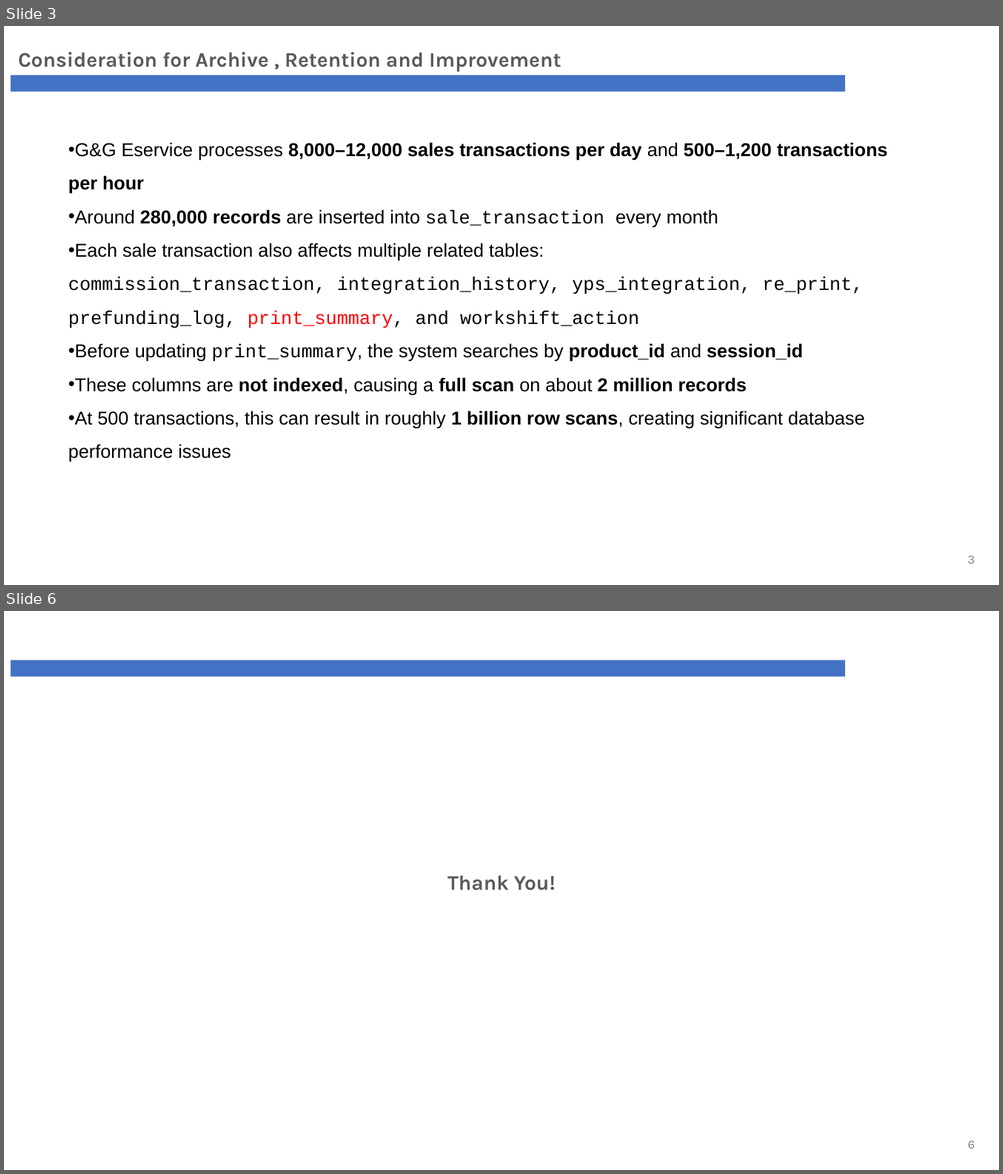
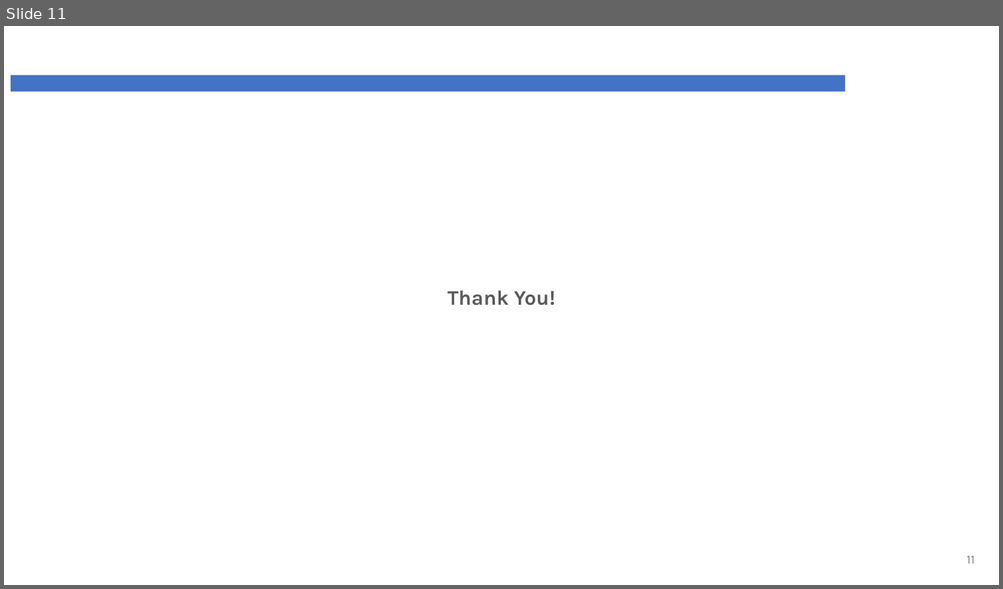
Before and after one commit to phyothuhan26/MySolutions, a slide deck: GandG_YPS/Presentation/G&G_Archive.pptx. Shown one above the other, each under a label of ours: slides 3 and 6 before the commit, slide 11 after it; the slides between them are not shown. The pictures are 1003x1174 and 1003x589 pixels, drawn with LibreOffice and Linux fonts; fonts in the diff are those of the drawing; background and template pictures are left out. Boxes give left, top, right and bottom in pixels: in the first picture for what was removed or moved away, otherwise in the second. Text is boxed around its words. In the diff, an @@ line names an element or a change of style, - is before the commit and + after.

```diff
--- a/GandG_YPS/Presentation/G&G_Archive.pptx
+++ b/GandG_YPS/Presentation/G&G_Archive.pptx
@@ slide 3 removed at (4,26,999,585), background #FFFFFF; not listed: 1 template element that a slide beside it also shows @@
@@ text removed at (18,52,560,72) @@
-Consideration for Archive , Retention and Improvement
@@ text removed at (68,142,888,463) @@
-• G&G Eservice processes 8,000–12,000 sales transactions per day and 500–1,200 transactions per hour
-• Around 280,000 records are inserted into sale_transaction every month
-• Each sale transaction also affects multiple related tables:
-  commission_transaction, integration_history, yps_integration, re_print, prefunding_log, print_summary, and workshift_action
-• Before updating print_summary, the system searches by product_id and session_id
-• These columns are not indexed, causing a full scan on about 2 million records
-• At 500 transactions, this can result in roughly 1 billion row scans, creating significant database performance issues
@@ page number removed at (967,556,975,564) @@
-3
@@ what was slide 6 is now slide 11 @@
@@ page number at (966,556,974,564): text changed @@
-6
+11
```
Also in this commit, not shown: 3 slides changed, 7 slides added, 1 other slide removed, 11 other files.
